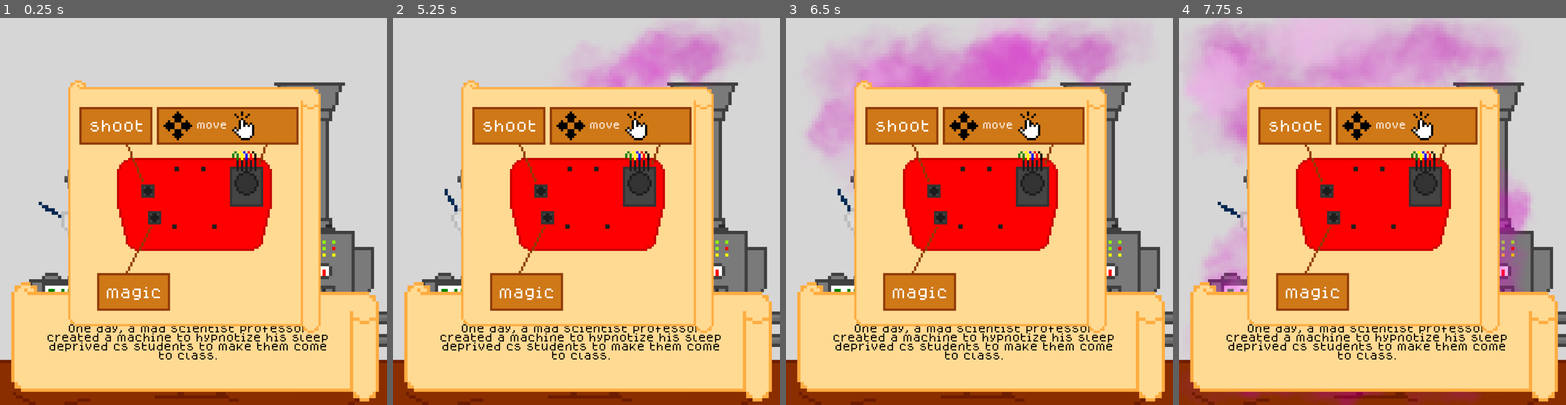
Above: before the commit, frames 1-4 (left to right).
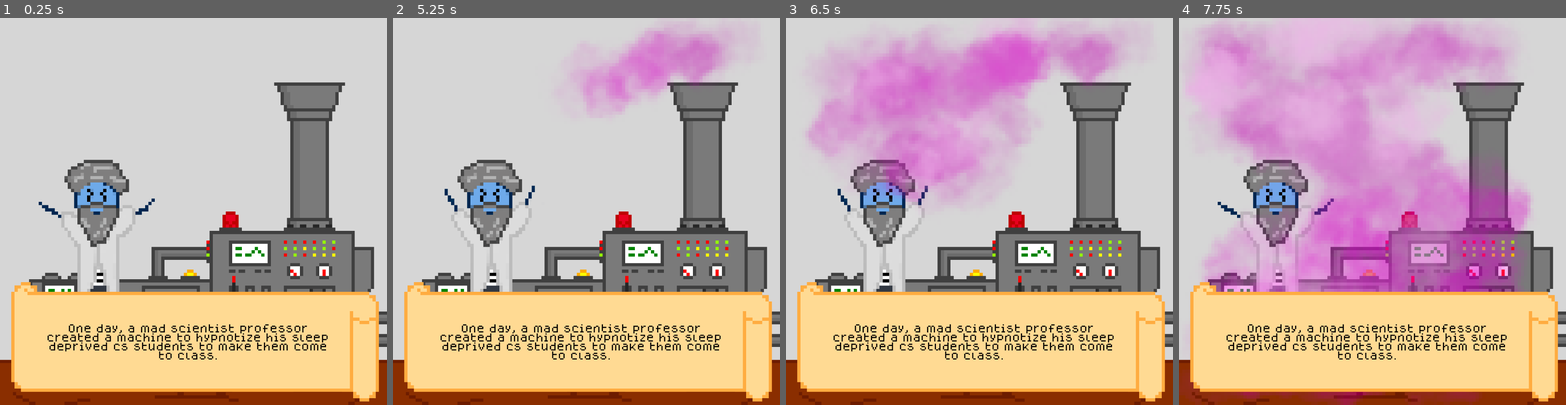
Above: after the commit, the same moments.

Repository: fiona-cai/HTV2023
Game: Godot game, scene res://cutscenes/mad_scientist.tscn
Two runs of this game, one before a commit and one after it. Both use one fixed random seed, a clock stepped at 60 frames per second and the inputs below.
Inputs:
- Up to frame 1 (0.25 s): no input
- Up to frame 2 (5.25 s): tap Enter at 0.5, 2, 3.5 s; hold Right (move_right) 0.53-2.03 s; tap B (shoot_button) every 0.75 s from 0.6 to 5.1 s; tap Up (move_up) at 0.77, 1.52, 3.02, 3.77, 4.52 s; tap Space at 1.25, 2.75, 4.25 s; hold Left (move_left) 2.03-2.78 s; hold Right (move_right) 2.78-4.28 s; hold Left (move_left) 4.28-5.03 s; hold Right (move_right) from 5.03 s (still down)
- Up to frame 3 (6.5 s): release Right (move_right) at 5.78 s; hold Left (move_left) from 5.78 s (still down); tap B (shoot_button) at 5.85 s; tap Up (move_up) at 6.02 s
- Up to frame 4 (7.75 s): tap B (shoot_button) at 6.6, 7.35 s; tap Up (move_up) at 6.77, 7.52 s; release Left (move_left) at 7.28 s; hold Right (move_right) from 7.28 s (still down)

The runs differ from the first frame. In frame 1, 36% of the frame differs, in the area x 17-83%, y 16-82%; in frame 2, 36%; in frame 3, 36%; in frame 4, 36%.

Commit message:
hide instructions

Diff:
--- a/cutscenes/ScientistBackgroundTextureRect.gd
+++ b/cutscenes/ScientistBackgroundTextureRect.gd
@@ -3,11 +3,12 @@
 var timer : float = 0.0
 var firstAnimatedTimer: float = (5 + 3.3 + 1)
 var secondAnimatedTimer: float = (25.0) # same as thirdTime
+var thirdAnimatedTimer = 45
 
 # Called when the node enters the scene tree for the first time.
 func _ready():
 	set_texture(load("res://art/backgrounds/mad_scientist_background.tres") as Texture)
-
+	get_node("instructions").hide()
 
 # Called every frame. 'delta' is the elapsed time since the previous frame.
 func _process(delta):
@@ -16,7 +17,8 @@
 
 	if(timer >= firstAnimatedTimer and timer < secondAnimatedTimer):
 		set_texture(load("res://art/backgrounds/mad_scientist_happy.tres") as Texture)
-	elif(timer >= secondAnimatedTimer):
+	elif(timer >= secondAnimatedTimer and timer < thirdAnimatedTimer):
 		set_texture(load("res://art/backgrounds/Rhino.tres") as Texture)
-
-	pass
+	elif(timer >= thirdAnimatedTimer):
+		get_node("instructions").show()
+		get_node("text").hide()
--- a/cutscenes/mad_scientist_label.gd
+++ b/cutscenes/mad_scientist_label.gd
@@ -8,11 +8,13 @@
 var thirdTime: float = 25.0
 var fourthTime: float = 35.0
 var fifthTime: float = 45.0
+var sixthTime: float = 55.0
 
 # Called when the node enters the scene tree for the first time.
 func _ready():
 
 	self.text = "One day, a mad scientist professor created a machine to hypnotize his sleep deprived cs students to make them come to class."
+
 	pass # Replace with function body.
 
 
@@ -28,5 +30,5 @@
 		self.text = str("Meet Racket the Rhino, the deforestation fighter. living in his forest, he attacks every human there to harm his home. with his trusty catapult, he will defend his home...")
 	elif timer >= fourthTime and timer < fifthTime:
 		self.text = str("Huh, look there. it's some stinky humans. They look very sleepy, lets fire awake bars at them!")
-	elif timer >= fifthTime:
+	elif timer >= sixthTime:
 		get_tree().change_scene_to_file("res://levels/level_01.tscn")
